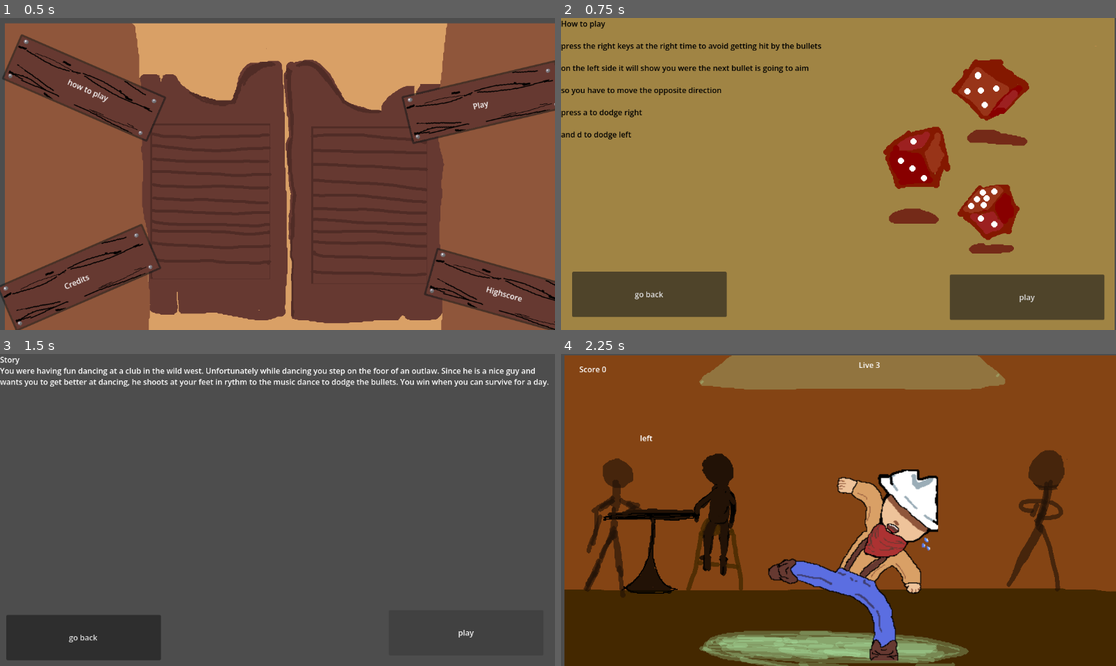
Above: before the commit, frames 1-4 (two rows, left to right).
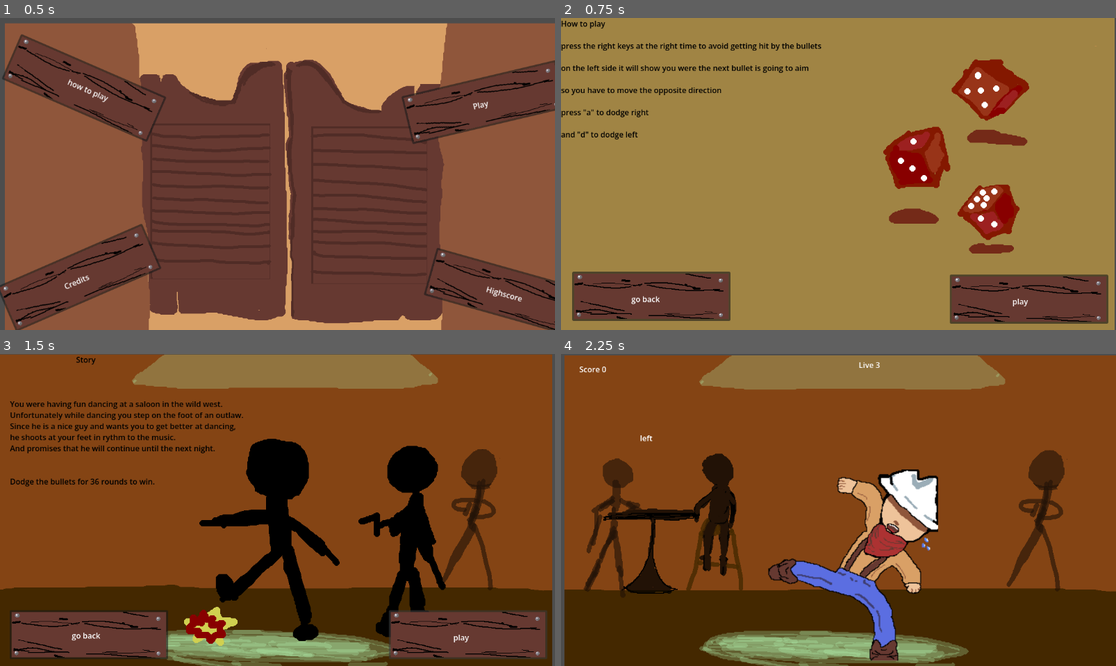
Above: after the commit, the same moments.

Repository: pakized/dancing-in-the-wild-west
Game: Godot game, scene res://Scenes/Menu/MainMenu.tscn
The game is run twice, just before and just after one commit, with the same random seed, the same clock (stepped at 60 frames per second) and the same inputs.
Inputs:
- Up to frame 1 (0.5 s): no input
- Up to frame 2 (0.75 s): click "how to play" at 0.5 s
- Up to frame 3 (1.5 s): click "play" at 1.25 s
- Up to frame 4 (2.25 s): click "play" at 2 s

Frame 1 is identical in both runs. In frame 2, 2.3% of the frame differs, in the area x 2-99%, y 29-98%; in frame 3, 99%, in the area x 0-100%, y 0-100%; in frame 4, nothing differs.

Commit message:
make story look cooler

Diff:
--- a/Scenes/Menu/Highscore.tscn
+++ b/Scenes/Menu/Highscore.tscn
@@ -1,6 +1,8 @@
 [gd_scene format=3 uid="uid://b88kc1pk276uq"]
 
 [ext_resource type="Script" uid="uid://dxfrf5t6rygha" path="res://Scripts/UI/Highscore/menu.gd" id="1_6m4eu"]
+[ext_resource type="Texture2D" uid="uid://coxsk74j8bf6j" path="res://Assets/UI/ButtonMainMenu.png" id="2_01oqj"]
+[ext_resource type="Texture2D" uid="uid://cvshngn80uuji" path="res://Assets/UI/Ending.png" id="3_oeadk"]
 
 [node name="Node2D" type="Node2D" unique_id=1464504979]
 
@@ -17,6 +19,19 @@
 offset_top = 534.0
 offset_right = 1132.0
 offset_bottom = 628.0
+theme_override_icons/icon = ExtResource("2_01oqj")
+
+[node name="Label" type="Label" parent="Control/Button2" unique_id=1029489005]
+layout_mode = 0
+offset_left = 123.0
+offset_top = 43.0
+offset_right = 163.0
+offset_bottom = 66.0
 text = "menu"
 
+[node name="Sprite2D" type="Sprite2D" parent="." unique_id=2063892468]
+z_index = -6
+position = Vector2(579, 320)
+texture = ExtResource("3_oeadk")
+
 [connection signal="pressed" from="Control/Button2" to="Control" method="_on_button_2_pressed"]
--- a/Scenes/Menu/HowToPlay.tscn
+++ b/Scenes/Menu/HowToPlay.tscn
@@ -1,6 +1,7 @@
 [gd_scene format=3 uid="uid://c1spkr02ign27"]
 
 [ext_resource type="Script" uid="uid://dlveuw2r5e1d8" path="res://Scripts/UI/HowToPlay/Controls.gd" id="1_bxjjc"]
+[ext_resource type="Texture2D" uid="uid://coxsk74j8bf6j" path="res://Assets/UI/ButtonMainMenu.png" id="2_ll22n"]
 [ext_resource type="Texture2D" uid="uid://b5me7g0n3s52q" path="res://Assets/UI/HowToPlay.png" id="2_s6vjn"]
 
 [node name="Node2D" type="Node2D" unique_id=1459047982]
@@ -25,9 +26,9 @@
 
 so you have to move the opposite direction
 
-press a to dodge right
+press \"a\" to dodge right
 
-and d to dodge left
+and \"d\" to dodge left
 "
 
 [node name="Button2" type="Button" parent="Control/RichTextLabel" unique_id=1471738709]
@@ -36,6 +37,14 @@
 offset_top = 533.0
 offset_right = 1128.0
 offset_bottom = 627.0
+theme_override_icons/icon = ExtResource("2_ll22n")
+
+[node name="Label" type="Label" parent="Control/RichTextLabel/Button2" unique_id=1435283305]
+layout_mode = 0
+offset_left = 130.0
+offset_top = 44.0
+offset_right = 170.0
+offset_bottom = 67.0
 text = "play"
 
 [node name="Button3" type="Button" parent="Control/RichTextLabel" unique_id=1028528790]
@@ -44,6 +53,14 @@
 offset_top = 527.0
 offset_right = 344.0
 offset_bottom = 621.0
+theme_override_icons/icon = ExtResource("2_ll22n")
+
+[node name="Label" type="Label" parent="Control/RichTextLabel/Button3" unique_id=946302482]
+layout_mode = 0
+offset_left = 123.0
+offset_top = 45.0
+offset_right = 163.0
+offset_bottom = 68.0
 text = "go back"
 
 [node name="Sprite2D" type="Sprite2D" parent="." unique_id=398281234]
--- a/Scenes/Menu/Story.tscn
+++ b/Scenes/Menu/Story.tscn
@@ -2,6 +2,8 @@
 
 [ext_resource type="Script" uid="uid://1pmghlaiwl4d" path="res://Scripts/UI/Play/control.gd" id="1_ld0ac"]
 [ext_resource type="Script" uid="uid://d3i2mq6kvhq4o" path="res://Scripts/UI/play_button_story.gd" id="1_qb5ky"]
+[ext_resource type="Texture2D" uid="uid://coxsk74j8bf6j" path="res://Assets/UI/ButtonMainMenu.png" id="2_sirjl"]
+[ext_resource type="Texture2D" uid="uid://y7c2qxx1i7bd" path="res://Assets/UI/Story.png" id="3_xn1fu"]
 
 [node name="Node2D" type="Node2D" unique_id=1338576564]
 
@@ -16,8 +18,19 @@
 layout_mode = 0
 offset_right = 1151.0
 offset_bottom = 644.0
-text = "Story
-You were having fun dancing at a club in the wild west. Unfortunately while dancing you step on the foor of an outlaw. Since he is a nice guy and wants you to get better at dancing, he shoots at your feet in rythm to the music dance to dodge the bullets. You win when you can survive for a day."
+theme_override_colors/default_color = Color(0, 0, 0, 1)
+text = "                                      Story
+
+
+
+     You were having fun dancing at a saloon in the wild west.
+     Unfortunately while dancing you step on the foot of an outlaw.
+     Since he is a nice guy and wants you to get better at dancing,
+     he shoots at your feet in rythm to the music.
+     And promises that he will continue until the next night.
+
+
+     Dodge the bullets for 36 rounds to win."
 
 [node name="Button2" type="Button" parent="Control/RichTextLabel" unique_id=1795576122]
 layout_mode = 0
@@ -25,16 +38,37 @@
 offset_top = 532.0
 offset_right = 1128.0
 offset_bottom = 626.0
+theme_override_icons/icon = ExtResource("2_sirjl")
+script = ExtResource("1_qb5ky")
+
+[node name="Label" type="Label" parent="Control/RichTextLabel/Button2" unique_id=468549586]
+layout_mode = 0
+offset_left = 134.0
+offset_top = 45.0
+offset_right = 174.0
+offset_bottom = 68.0
 text = "play"
-script = ExtResource("1_qb5ky")
 
 [node name="Button3" type="Button" parent="Control/RichTextLabel" unique_id=436665148]
 layout_mode = 0
-offset_left = 13.0
-offset_top = 542.0
-offset_right = 334.0
-offset_bottom = 636.0
+offset_left = 20.0
+offset_top = 532.0
+offset_right = 341.0
+offset_bottom = 626.0
+theme_override_icons/icon = ExtResource("2_sirjl")
+
+[node name="Label" type="Label" parent="Control/RichTextLabel/Button3" unique_id=428363893]
+layout_mode = 0
+offset_left = 129.0
+offset_top = 41.0
+offset_right = 169.0
+offset_bottom = 64.0
 text = "go back"
+
+[node name="Sprite2D" type="Sprite2D" parent="." unique_id=1521527856]
+z_index = -1
+position = Vector2(570, 325)
+texture = ExtResource("3_xn1fu")
 
 [connection signal="pressed" from="Control/RichTextLabel/Button2" to="Control/RichTextLabel/Button2" method="_on_pressed"]
 [connection signal="pressed" from="Control/RichTextLabel/Button3" to="Control" method="_on_button_3_pressed"]
Binary file added: Assets/UI/Story.aseprite
Binary file added: Assets/UI/Story.png
Not shown, added: Assets/UI/Story.png.import
